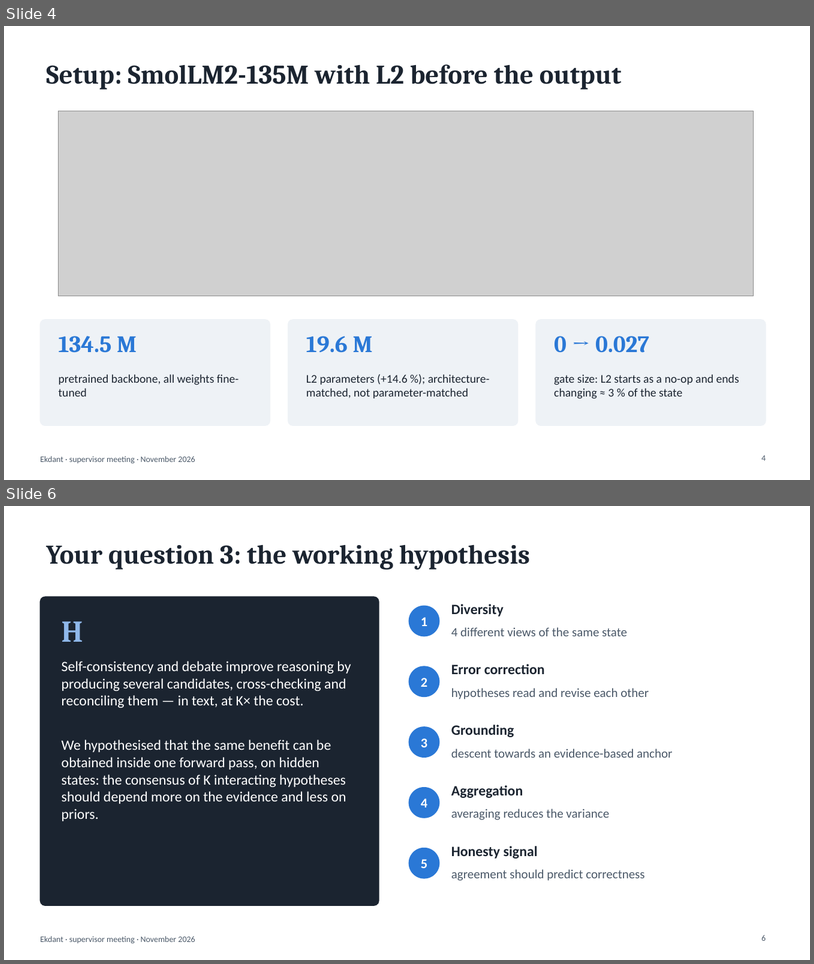
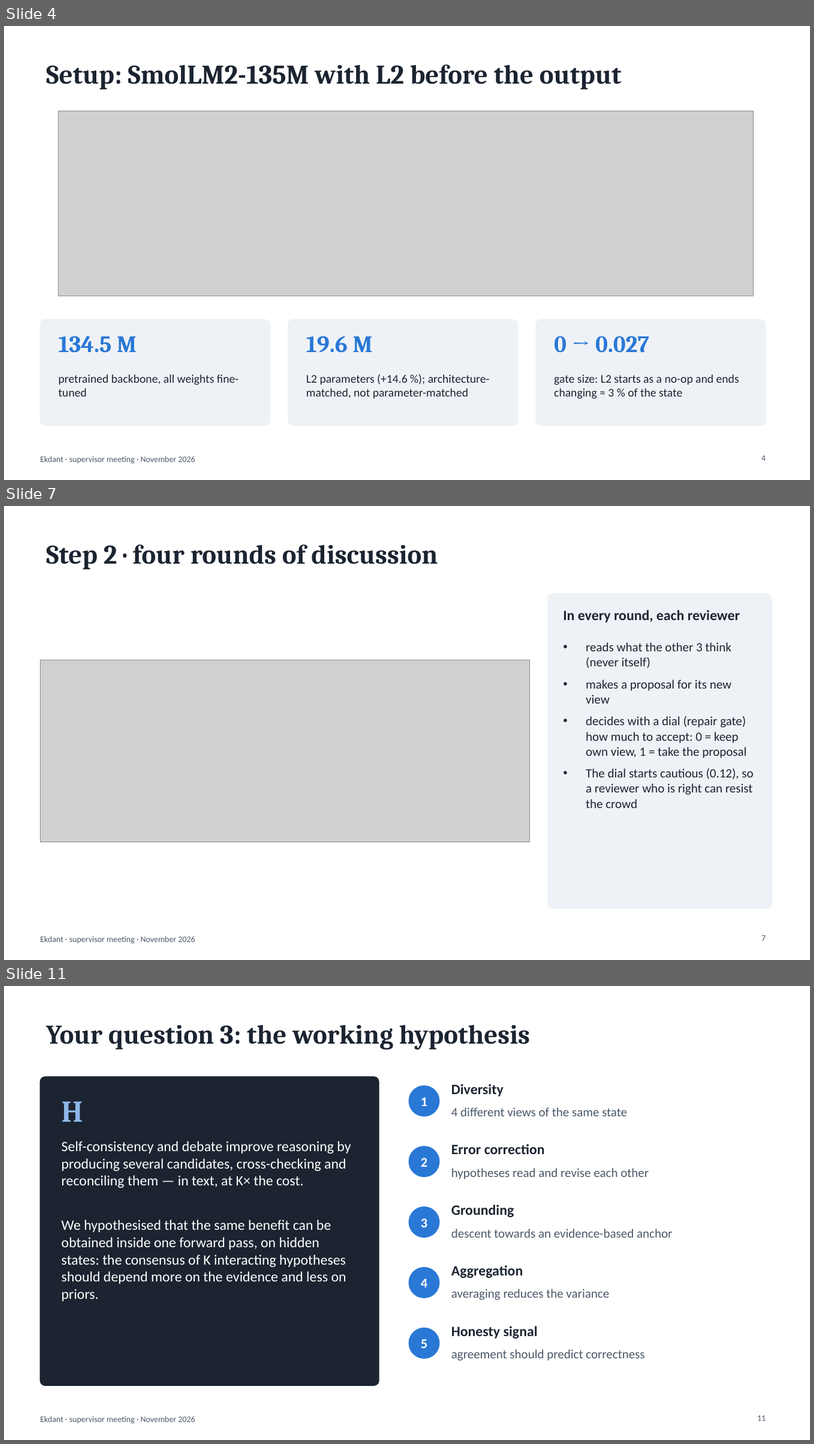
Before and after one commit to N0t-Harshil/Ekdant-LLM, a slide deck: 08-Thesis/report/Ekdant_Supervisor_Meeting.pptx. Shown one above the other, each under a label of ours: slides 4 and 6 before the commit, slides 4, 7 and 11 after it; the slides between them are not shown. The pictures are 814x964 and 814x1444 pixels, drawn with LibreOffice and Linux fonts; fonts in the diff are those of the drawing; grey boxes stand for pictures. Boxes give left, top, right and bottom in pixels: in the first picture for what was removed or moved away, otherwise in the second. Text is boxed around its words. In the diff, an @@ line names an element or a change of style, - is before the commit and + after.

```diff
--- a/08-Thesis/report/Ekdant_Supervisor_Meeting.pptx
+++ b/08-Thesis/report/Ekdant_Supervisor_Meeting.pptx
@@ slide 7 added at [4, 506, 810, 960], background #FFFFFF; not listed: 1 template element that a slide beside it also shows @@
@@ title added at [46, 544, 438, 570], 32 pt, text #1B2430, bold @@
+Step 2 · four rounds of discussion
@@ rounded rectangle added at [548, 594, 772, 908], fill #EEF2F6, outline #EEF2F6 1 pt @@
@@ text added at [563, 610, 740, 622], 17 pt, text #1B2430, bold @@
+In every round, each reviewer
@@ text added at [586, 642, 753, 808], 15 pt, text #1B2430 @@
+• reads what the other 3 think (never itself)
+• makes a proposal for its new view
+• decides with a dial (repair gate) how much to accept: 0 = keep own view, 1 = take the proposal
+• The dial starts cautious (0.12), so a reviewer who is right can resist the crowd
@@ picture added at [40, 660, 530, 843] @@
@@ page number added at [762, 935, 766, 940], 10 pt, text #4A5868 @@
+7
@@ what was slide 6 is now slide 11 @@
@@ page number at [758, 1415, 766, 1420]: text changed @@
-6
+11
```
Also in this commit, not shown: 7 slides changed, 6 other slides added, 4 other files.
